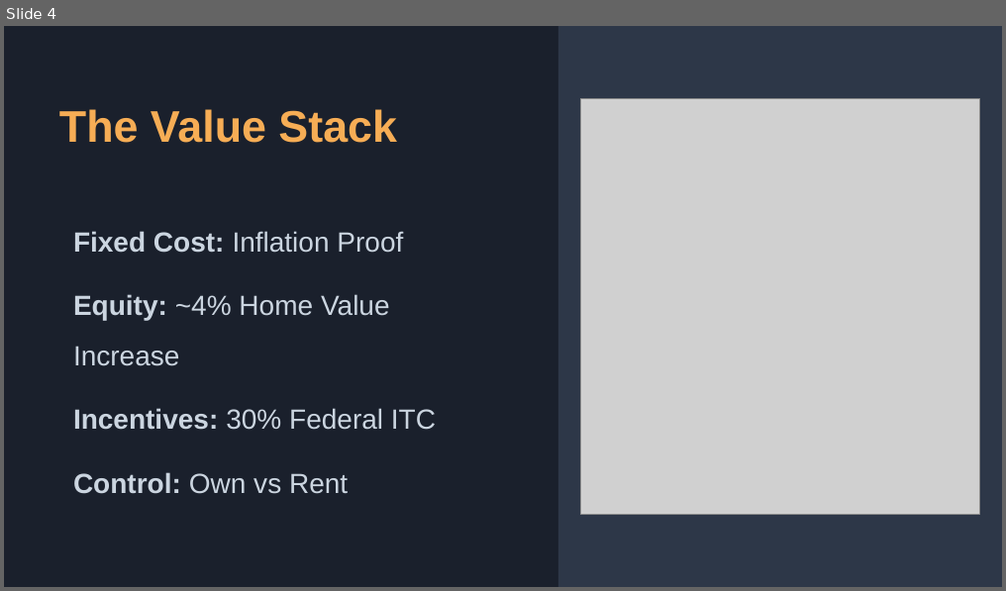
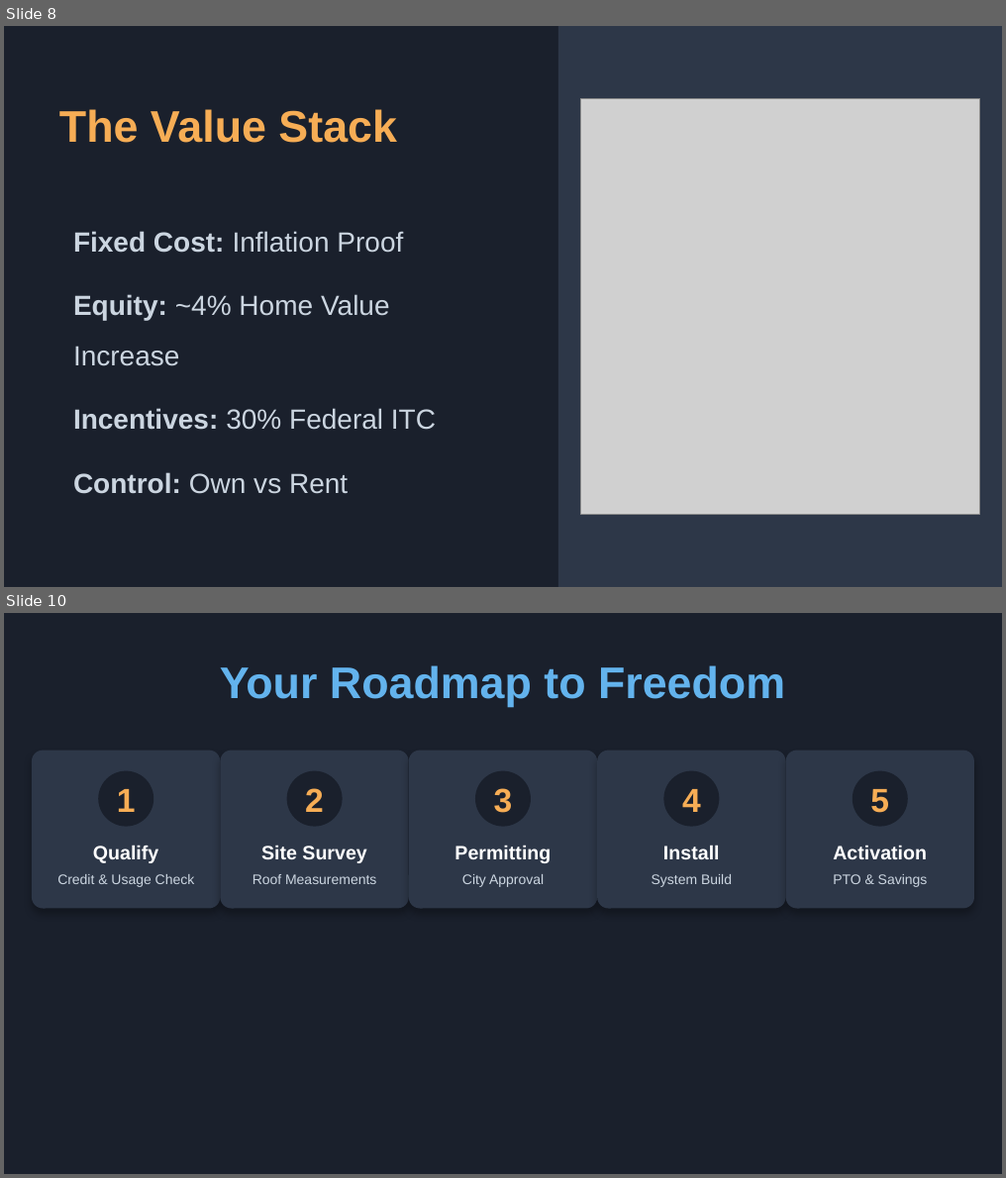
Before and after one commit to ralas90-art/solar-trainer, a slide deck: frontend/public/downloads/In_Home_Presentation.pptx. Shown one above the other, each under a label of ours: slide 4 before the commit, slides 8 and 10 after it; the slides between them are not shown. The pictures are 1006x591 and 1006x1178 pixels, drawn with LibreOffice and Linux fonts; fonts in the diff are those of the drawing; grey boxes stand for pictures. Boxes give left, top, right and bottom in pixels: in the first picture for what was removed or moved away, otherwise in the second. Text is boxed around its words. In the diff, an @@ line names an element or a change of style, - is before the commit and + after.

```diff
--- a/frontend/public/downloads/In_Home_Presentation.pptx
+++ b/frontend/public/downloads/In_Home_Presentation.pptx
@@ slide 10 added at bbox=[4, 613, 1002, 1174], background #1A202C @@
@@ text added at bbox=[220, 665, 785, 707], 32 pt, text #63B3ED, bold @@
+Your Roadmap to Freedom
@@ rounded rectangle added at bbox=[32, 751, 221, 909], fill #2D3748 @@
@@ rounded rectangle added at bbox=[221, 751, 409, 909], fill #2D3748 @@
@@ rounded rectangle added at bbox=[409, 751, 598, 909], fill #2D3748 @@
@@ rounded rectangle added at bbox=[597, 751, 785, 909], fill #2D3748 @@
@@ rounded rectangle added at bbox=[785, 751, 974, 909], fill #2D3748 @@
@@ rounded rectangle added at bbox=[98, 770, 153, 827], fill #1A202C @@
@@ text added at bbox=[117, 789, 136, 812], 24 pt, text #F6AD55, bold @@
+1
@@ rounded rectangle added at bbox=[286, 770, 343, 827], fill #1A202C @@
@@ text added at bbox=[305, 788, 324, 812], 24 pt, text #F6AD55, bold @@
+2
@@ rounded rectangle added at bbox=[475, 770, 531, 827], fill #1A202C @@
@@ text added at bbox=[494, 788, 513, 813], 24 pt, text #F6AD55, bold @@
+3
@@ rounded rectangle added at bbox=[663, 770, 720, 827], fill #1A202C @@
@@ text added at bbox=[682, 789, 701, 812], 24 pt, text #F6AD55, bold @@
+4
@@ rounded rectangle added at bbox=[852, 770, 908, 827], fill #1A202C @@
@@ text added at bbox=[870, 789, 889, 813], 24 pt, text #F6AD55, bold @@
+5
@@ text added at bbox=[93, 845, 158, 863], 14 pt, text #FFFFFF, bold @@
+Qualify
@@ text added at bbox=[261, 845, 366, 863], 14 pt, text #FFFFFF, bold @@
+Site Survey
@@ text added at bbox=[454, 845, 550, 863], 14 pt, text #FFFFFF, bold @@
+Permitting
@@ text added at bbox=[663, 845, 720, 860], 14 pt, text #FFFFFF, bold @@
+Install
@@ text added at bbox=[833, 845, 927, 860], 14 pt, text #FFFFFF, bold @@
+Activation
@@ text added at bbox=[57, 874, 195, 887], 10 pt, text #CBD5E0 @@
+Credit & Usage Check
@@ text added at bbox=[252, 874, 376, 884], 10 pt, text #CBD5E0 @@
+Roof Measurements
@@ text added at bbox=[462, 874, 544, 887], 10 pt, text #CBD5E0 @@
+City Approval
@@ text added at bbox=[651, 874, 732, 887], 10 pt, text #CBD5E0 @@
+System Build
@@ text added at bbox=[833, 874, 928, 887], 10 pt, text #CBD5E0 @@
+PTO & Savings
@@ what was slide 4 is now slide 8 @@
```
Also in this commit, not shown: 7 other slides added, 2 slides removed, 18 other files.
